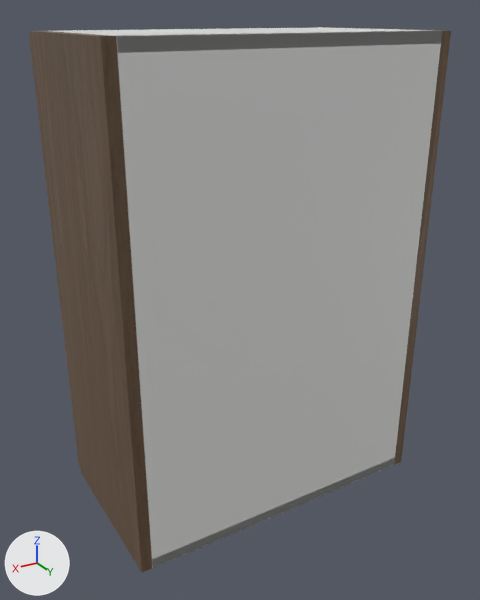
What one commit did to the glTF model storefront/public/cabinet-inventory/models/oppein-pb-mso-w2130.glb.
Before and after are seen from a 50 mm camera at (0.801, 0.738, 0.784) aimed at (0.275, -0.139, 0.345). The axes (+X, +Y, +Z) are drawn at lower left. The lights are the same throughout. The picture after the commit comes second. Where no turn or scale is listed for an object, it has been applied to the vertices.

Names of what the first picture shows: 'Cabinet back', 'Cabinet bottom', 'Cabinet side', 'Cabinet side.001', 'Cabinet top', 'Door'.
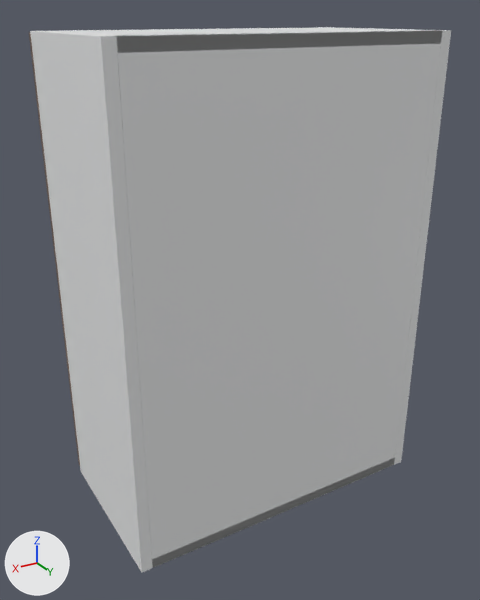
Location of each change, [x1, y1, x2, y2] in pixels of the pictures (480 x 600 px):
'Cabinet side.001', recoloured (lighter)
    both: [30, 31, 152, 572]
'Cabinet side', recoloured
    both: [323, 27, 451, 465]

Patch to the scene script:
```diff
--- a/storefront/public/cabinet-inventory/models/oppein-pb-mso-w2130.glb.py
+++ b/storefront/public/cabinet-inventory/models/oppein-pb-mso-w2130.glb.py
@@ mat_white_cabinet_carcass @@
+mat_white_cabinet_carcass = principled_material('White cabinet carcass')
+mat_white_cabinet_carcass.base_color = (0.82, 0.83, 0.835)  # white #eaebec
+mat_white_cabinet_carcass.roughness = 0.48
@@ me_cube @@
 me_cube.from_pydata(...)  # 56 vertices, 108 faces; spans x -0.009..0.009, y -0.142..0.142, z -0.381..0.381
-me_cube.materials.append(mat_supplier_finish___smoked_oak)
+me_cube.materials.append(mat_white_cabinet_carcass)  # white #eaebec
@@ me_cube_001 @@
 me_cube_001.from_pydata(...)  # 56 vertices, 108 faces; spans x -0.009..0.009, y -0.142..0.142, z -0.381..0.381
-me_cube_001.materials.append(mat_supplier_finish___smoked_oak)
+me_cube_001.materials.append(mat_white_cabinet_carcass)  # white #eaebec
```
